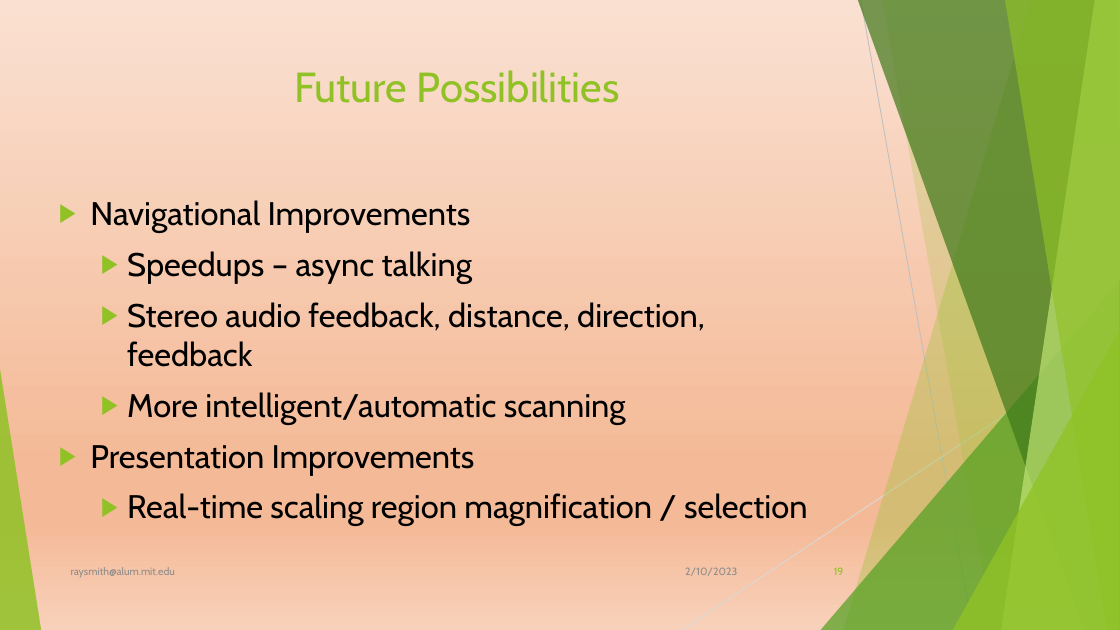
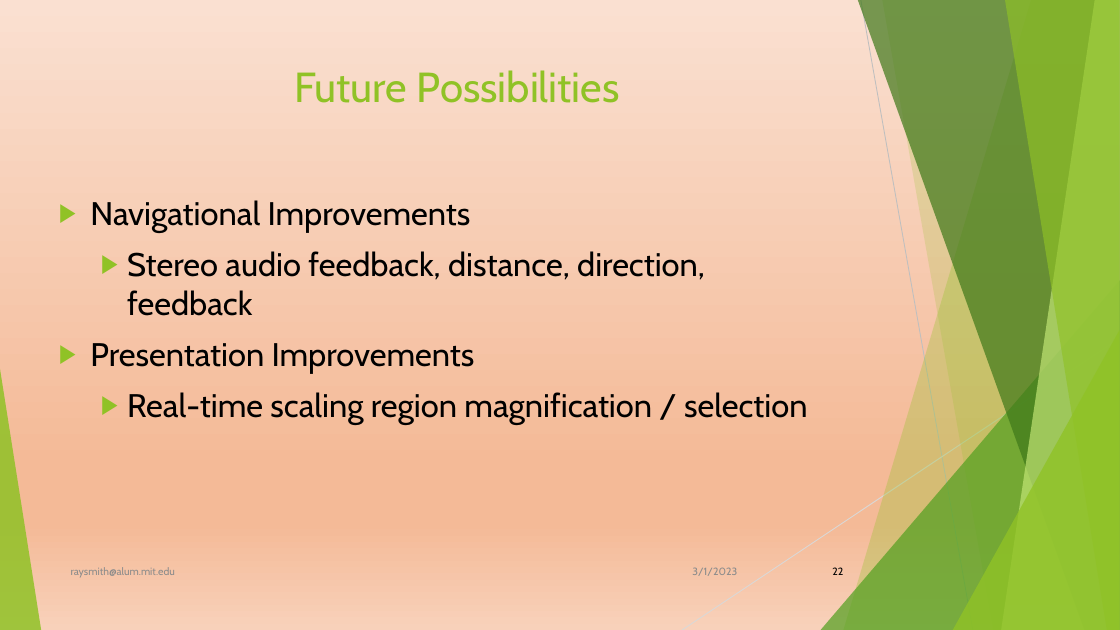
Before and after one commit to raysmith619/Introduction-To-Programming, a slide deck: slide 22 of Docs/ForTheBlind/Implementing Visually Impaired Introduction.pptx (slide 19 before the commit). Drawn at 1120x630 pixels with LibreOffice and Linux fonts; fonts in the diff are those of the drawing; background and template pictures are left out. Boxes give left, top, right and bottom in pixels: in the first picture for what was removed or moved away, otherwise in the second. Text is boxed around its words. In the diff, an @@ line names an element or a change of style, - is before the commit and + after.

```diff
--- a/Docs/ForTheBlind/Implementing Visually Impaired Introduction.pptx
+++ b/Docs/ForTheBlind/Implementing Visually Impaired Introduction.pptx
@@ text at (127,251,472,284): paragraph removed @@
-  ▶ Speedups – async talking
@@ text at (127,392,626,425): paragraph removed @@
-  ▶ More intelligent/automatic scanning
@@ text at (692,567,737,576): text changed @@
-2/10/2023
+3/1/2023
@@ page number at (832,567,843,575): text changed; text colour #90C226 to #000000 @@
-19
+22
```
Also in this commit, not shown: 17 other slides changed, 7 slides added, 4 slides removed, 4 other files.
